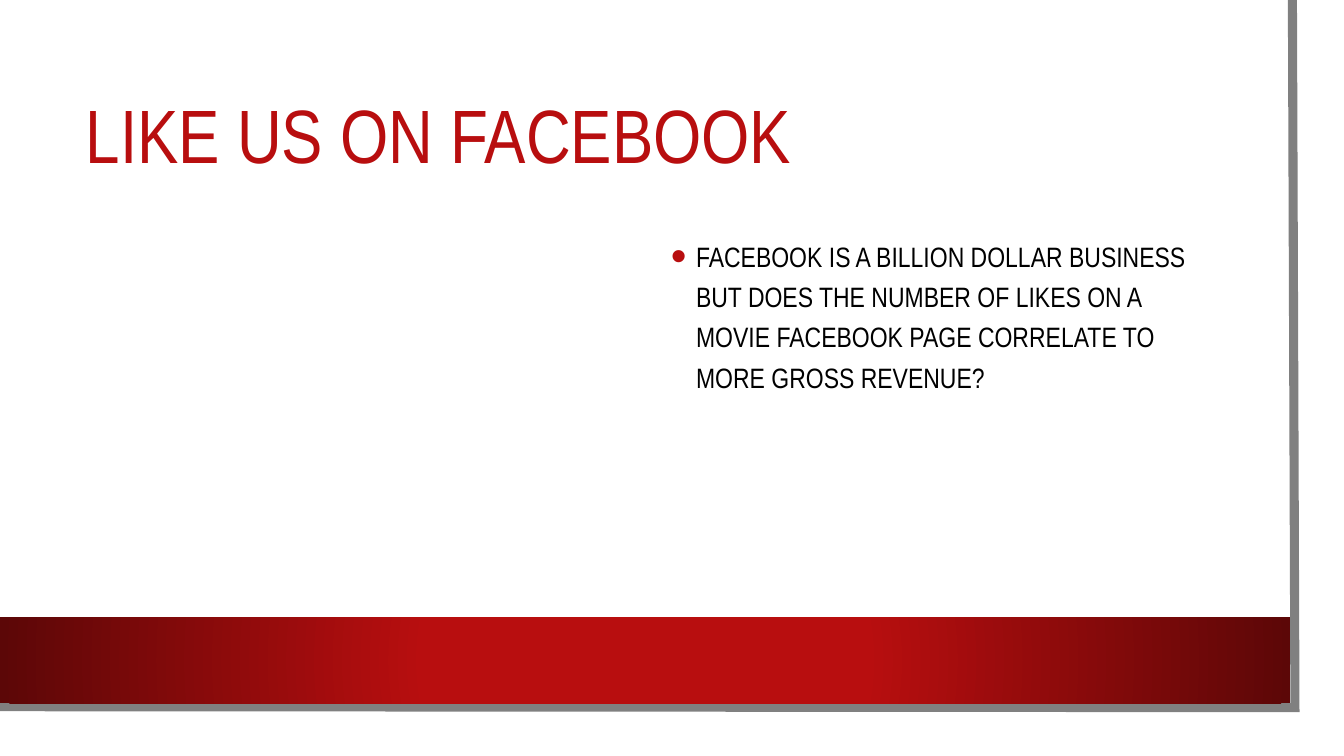
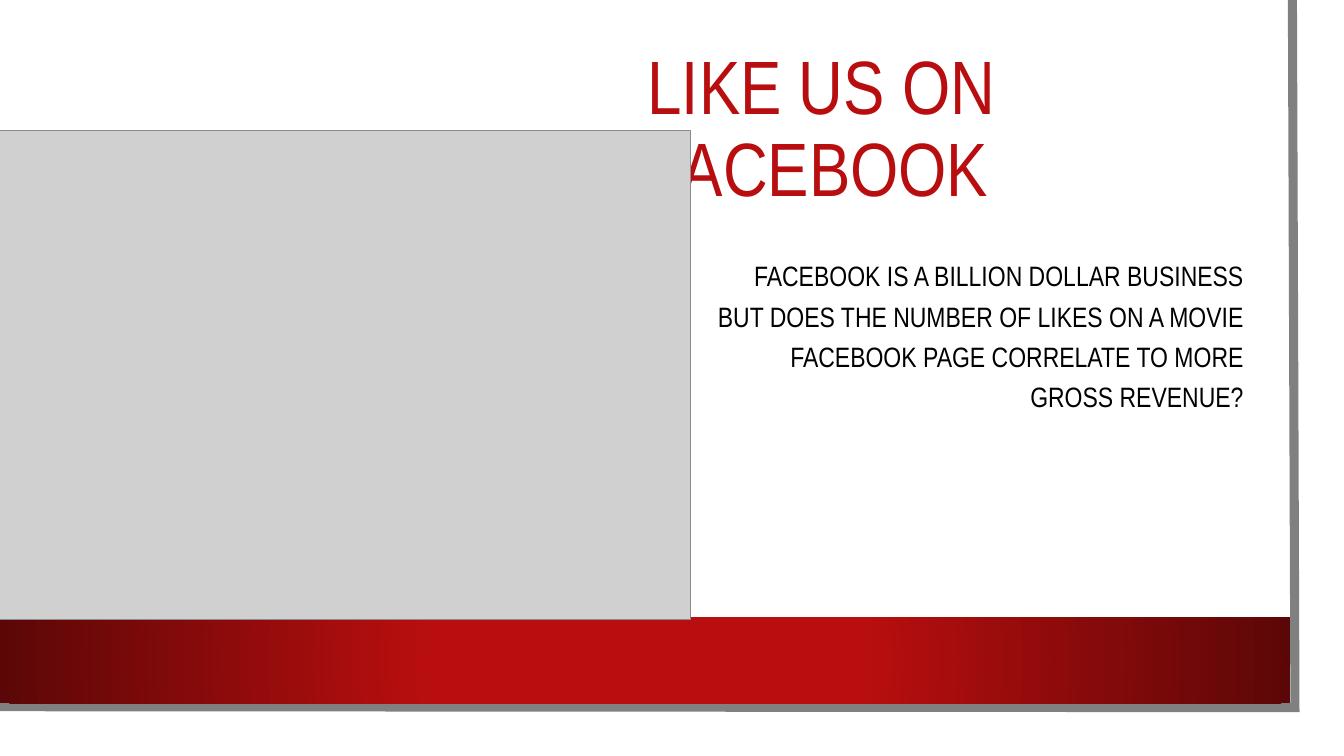
Before and after one commit to mlubin2/Movie_Project, a slide deck: slide 8 of Movie PP.pptx (slide 7 before the commit). Drawn at 1344x756 pixels with LibreOffice and Linux fonts; fonts in the diff are those of the drawing; grey boxes stand for pictures; background and template pictures are left out. Boxes give left, top, right and bottom in pixels: in the first picture for what was removed or moved away, otherwise in the second. Text is boxed around its words. In the diff, an @@ line names an element or a change of style, - is before the commit and + after.

```diff
--- a/Movie PP.pptx
+++ b/Movie PP.pptx
@@ title "LIKE US ON FACEBOOK" rewrapped from (86,110,792,164) to (647,61,995,210) @@
@@ picture added at (0,131,691,620) @@
@@ text "FACEBOOK IS A BILLION DOLLAR ...": place and size @@
-text "FACEBOOK IS A BILLION DOLLAR ..." at (696,247,1185,389)
+text "FACEBOOK IS A BILLION DOLLAR ..." at (718,266,1244,408)
@@ text "FACEBOOK IS A BILLION DOLLAR ..." at (718,266,1244,408): alignment left to right; bullet • to none @@
```
Also in this commit, not shown: 4 other slides changed, 3 slides added, 1 slide removed.
